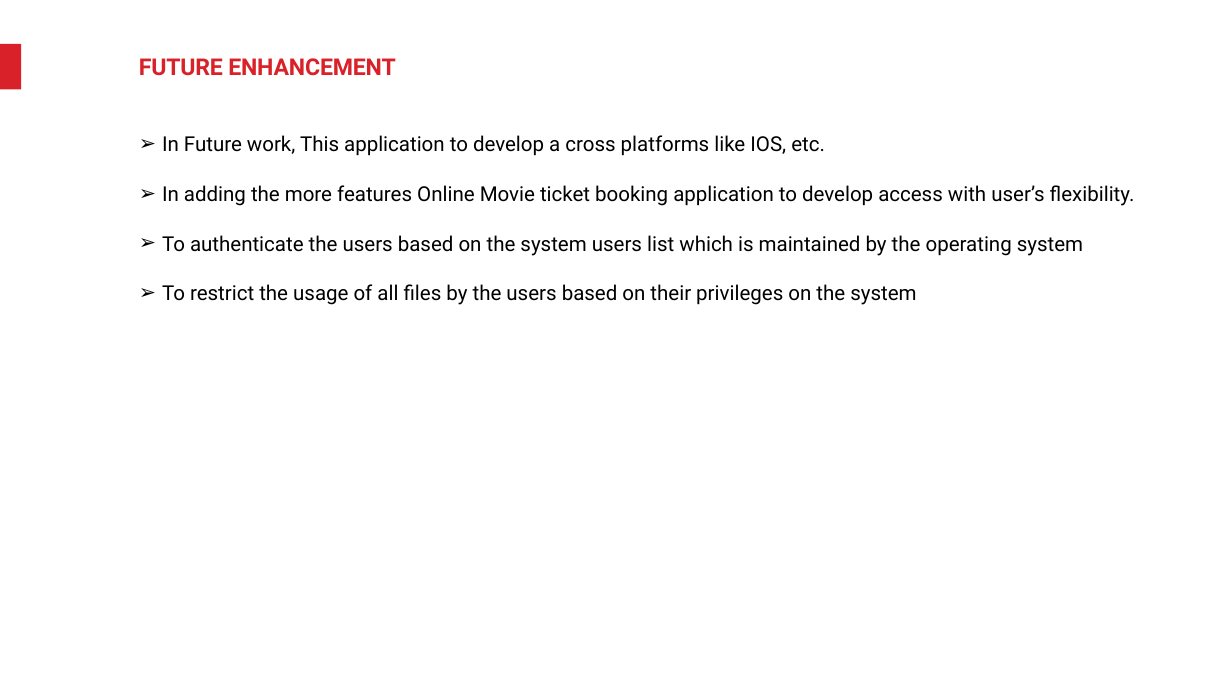
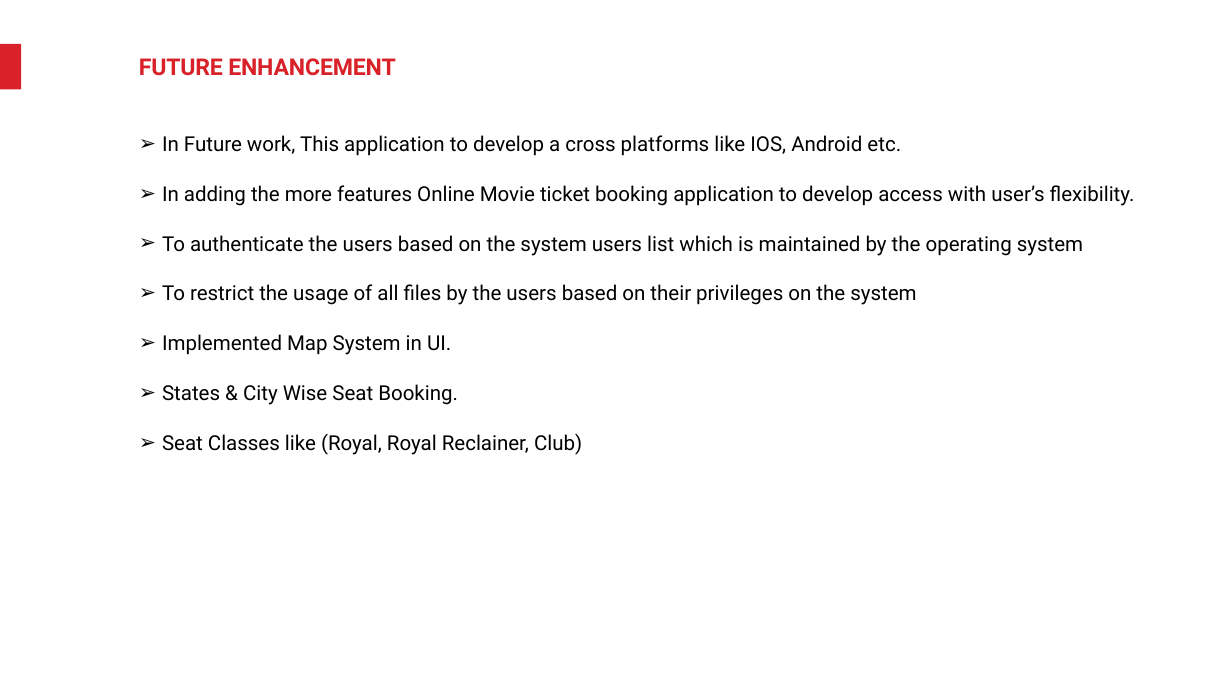
Before and after one commit to yogeshbadgujar524-max/Movie-Ticket-Booking-System-Project, a slide deck: slide 18 of Documentation and PPT/Movie-booking (1).pptx. Drawn at 1232x693 pixels with LibreOffice and Linux fonts; fonts in the diff are those of the drawing. Boxes give left, top, right and bottom in pixels: in the first picture for what was removed or moved away, otherwise in the second. Text is boxed around its words. In the diff, an @@ line names an element or a change of style, - is before the commit and + after.

```diff
--- a/Documentation and PPT/Movie-booking (1).pptx
+++ b/Documentation and PPT/Movie-booking (1).pptx
@@ text at [162, 135, 901, 156]: text changed @@
-➢ In Future work, This application to develop a cross platforms like IOS, etc.
+➢ In Future work, This application to develop a cross platforms like IOS, Android etc.
@@ text at [162, 334, 582, 455]: paragraphs added @@
+➢ Implemented Map System in UI.
+➢ States & City Wise Seat Booking.
+➢ Seat Classes like (Royal, Royal Reclainer, Club)
```
Also in this commit, not shown: 3 other slides changed, 6 other files.
